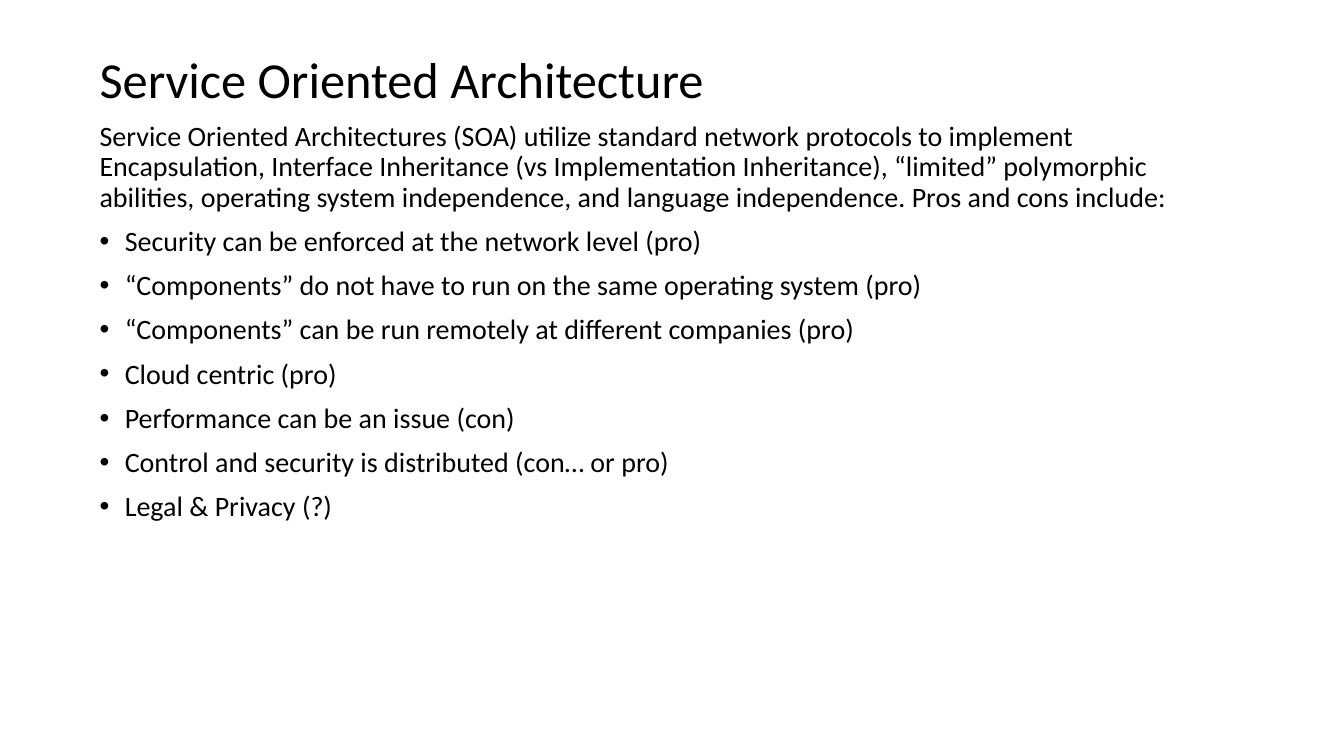
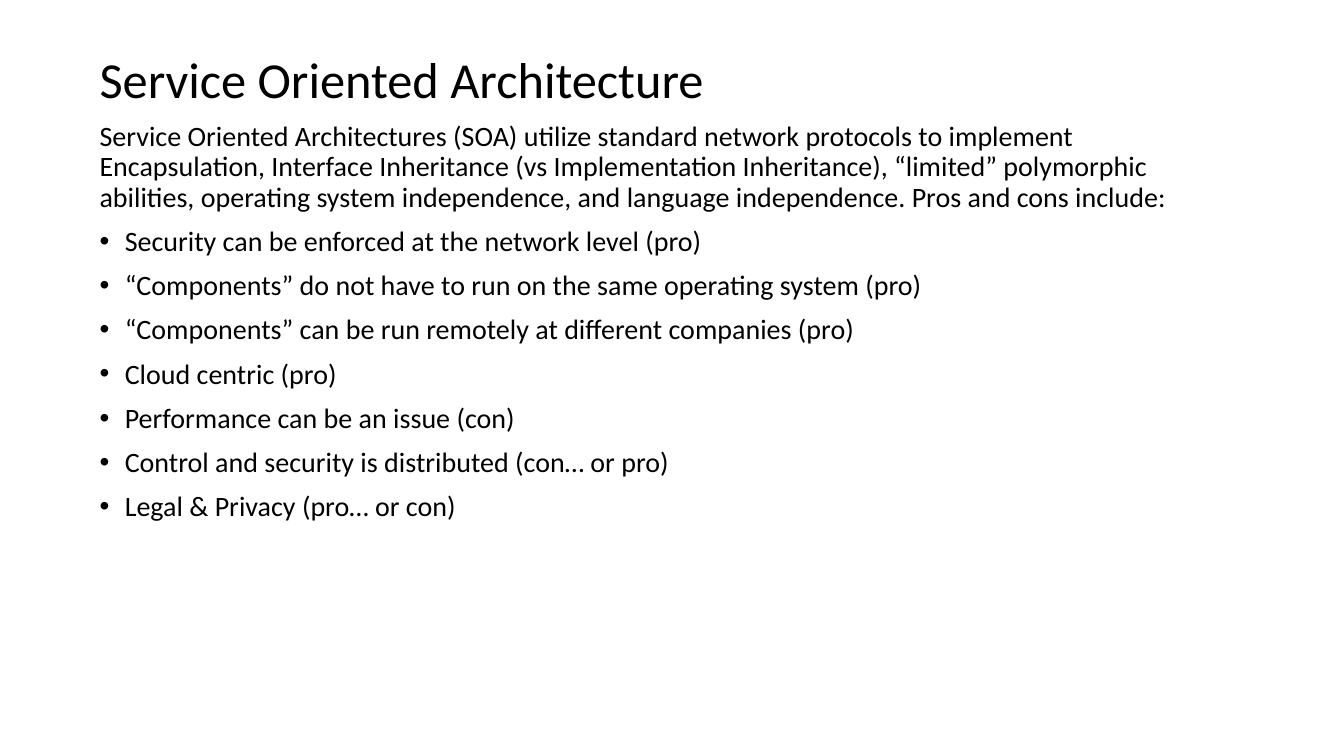
Before and after one commit to EricJPogue/www-epogue-info, a slide deck: slide 28 of CPSC-24500/Week07/2017SpringW07Slides.pptx. Drawn at 1344x756 pixels with LibreOffice and Linux fonts; fonts in the diff are those of the drawing. Boxes give left, top, right and bottom in pixels: in the first picture for what was removed or moved away, otherwise in the second. Text is boxed around its words. In the diff, an @@ line names an element or a change of style, - is before the commit and + after.

```diff
--- a/CPSC-24500/Week07/2017SpringW07Slides.pptx
+++ b/CPSC-24500/Week07/2017SpringW07Slides.pptx
@@ text at (125, 495, 456, 521): text changed @@
-• Legal & Privacy (?)
+• Legal & Privacy (pro… or con)
```
Also in this commit, not shown: 3 other slides changed, 1 other file.
